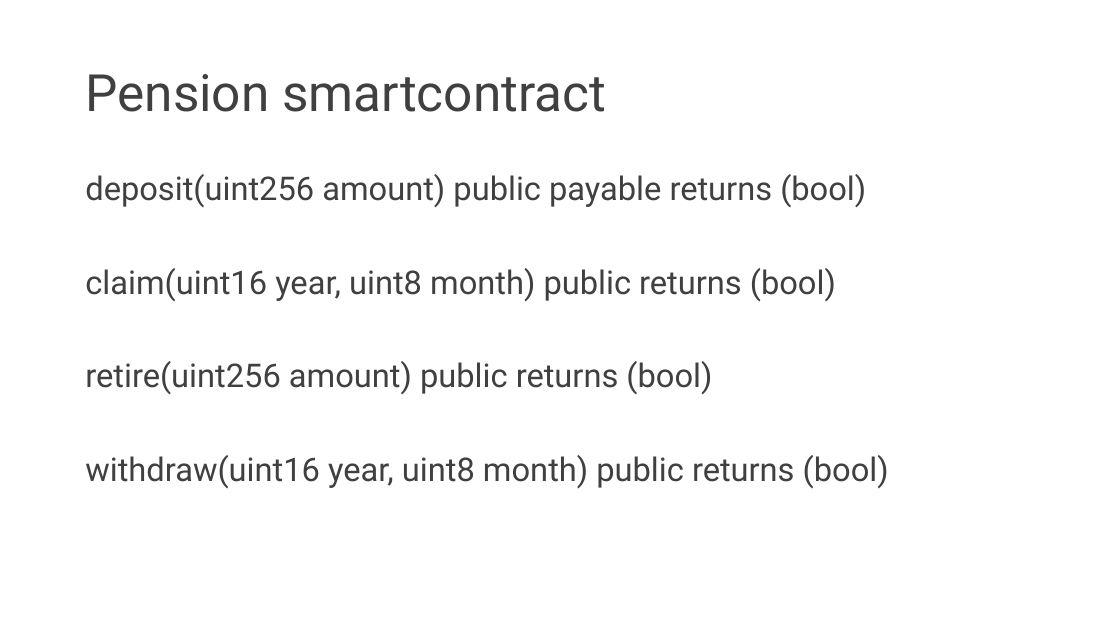
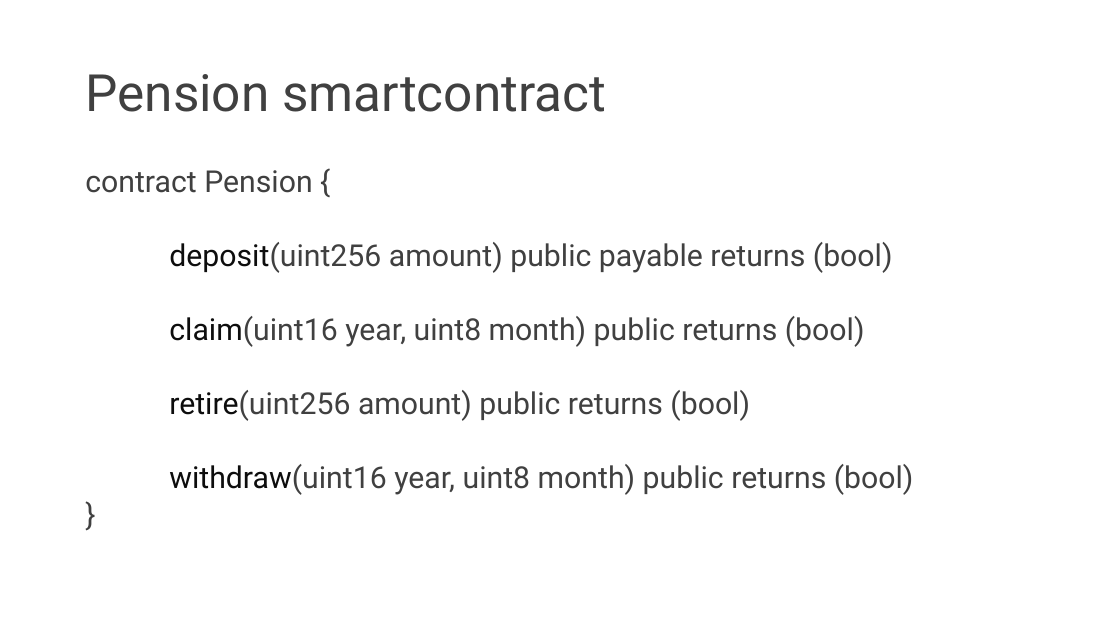
Before and after one commit to AsureNetwork/ETHBerlin, a slide deck: slide 5 of Decentralized Pension System.pptx. Drawn at 1120x630 pixels with LibreOffice and Linux fonts; fonts in the diff are those of the drawing; background and template pictures are left out. Boxes give left, top, right and bottom in pixels: in the first picture for what was removed or moved away, otherwise in the second. Text is boxed around its words. In the diff, an @@ line names an element or a change of style, - is before the commit and + after.

```diff
--- a/Decentralized Pension System.pptx
+++ b/Decentralized Pension System.pptx
@@ text at (x1=85, y1=170, x2=914, y2=495): paragraph added @@
+}
@@ text at (x1=85, y1=170, x2=312, y2=193): paragraph added @@
+contract Pension {
@@ text at (x1=169, y1=242, x2=914, y2=495): size 28 to 25.9 pt; text colour #404040 to #0D0D0D in "deposit(uint256", "claim(uint16", "retire(uint256", "withdraw(uint16"; line spacing 0.9 to 0.7 @@
```
Also in this commit, not shown: 3 other slides changed, 1 slide added, 1 other file.
